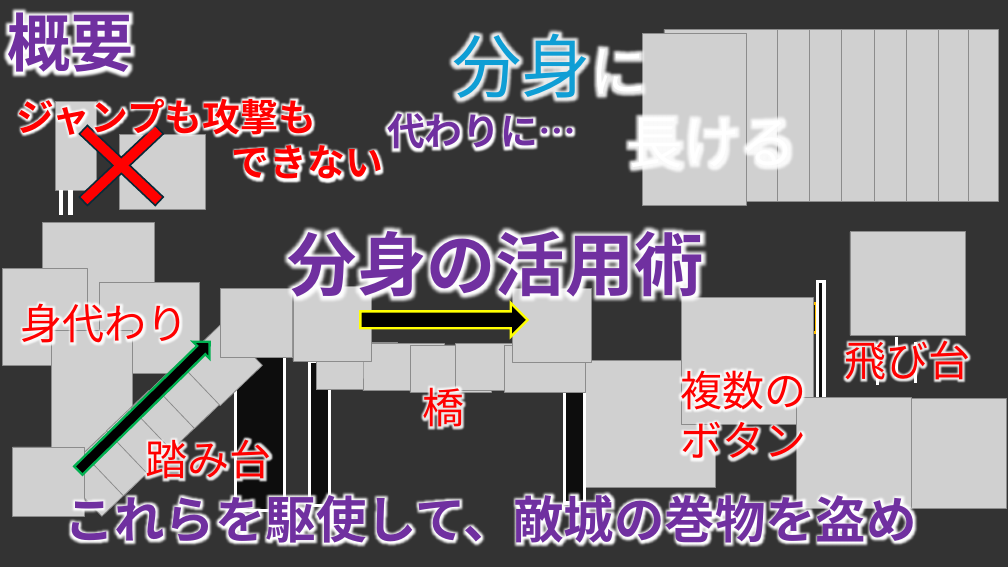
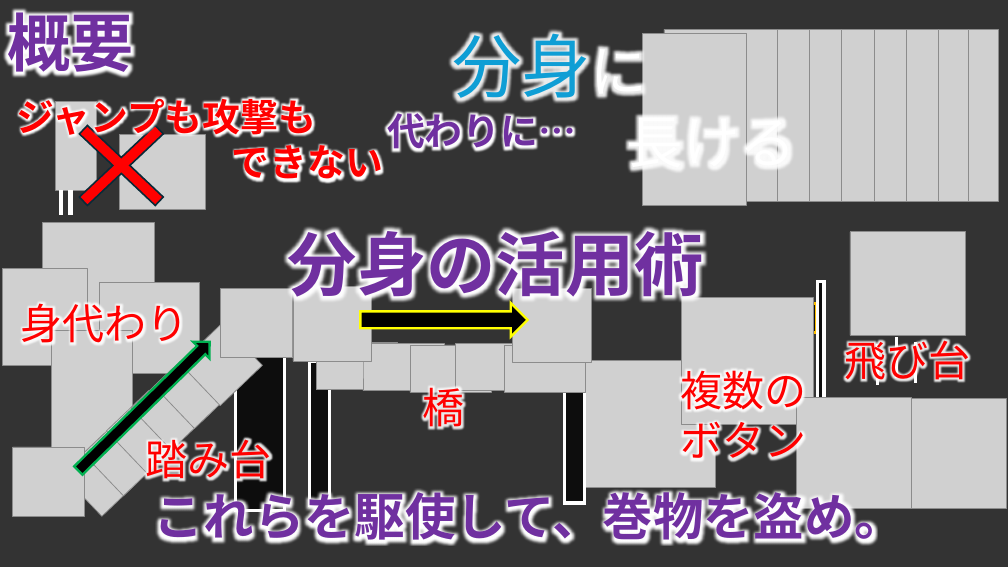
Before and after one commit to TomoyaKanazaki/TeamNinja, a slide deck: slide 3 of 98_plan/00_pptx/100_mainplan.pptx. Drawn at 1008x567 pixels with LibreOffice and Linux fonts; fonts in the diff are those of the drawing; grey boxes stand for pictures; background and template pictures are left out. Boxes give left, top, right and bottom in pixels: in the first picture for what was removed or moved away, otherwise in the second. Text is boxed around its words. In the diff, an @@ line names an element or a change of style, - is before the commit and + after.

```diff
--- a/98_plan/00_pptx/100_mainplan.pptx
+++ b/98_plan/00_pptx/100_mainplan.pptx
@@ text at (x1=153, y1=485, x2=905, y2=549): text changed @@
-これらを駆使して、敵城の巻物を盗め
+これらを駆使して、巻物を盗め。
```
Also in this commit, not shown: 4 other slides changed, 1 slide removed.
